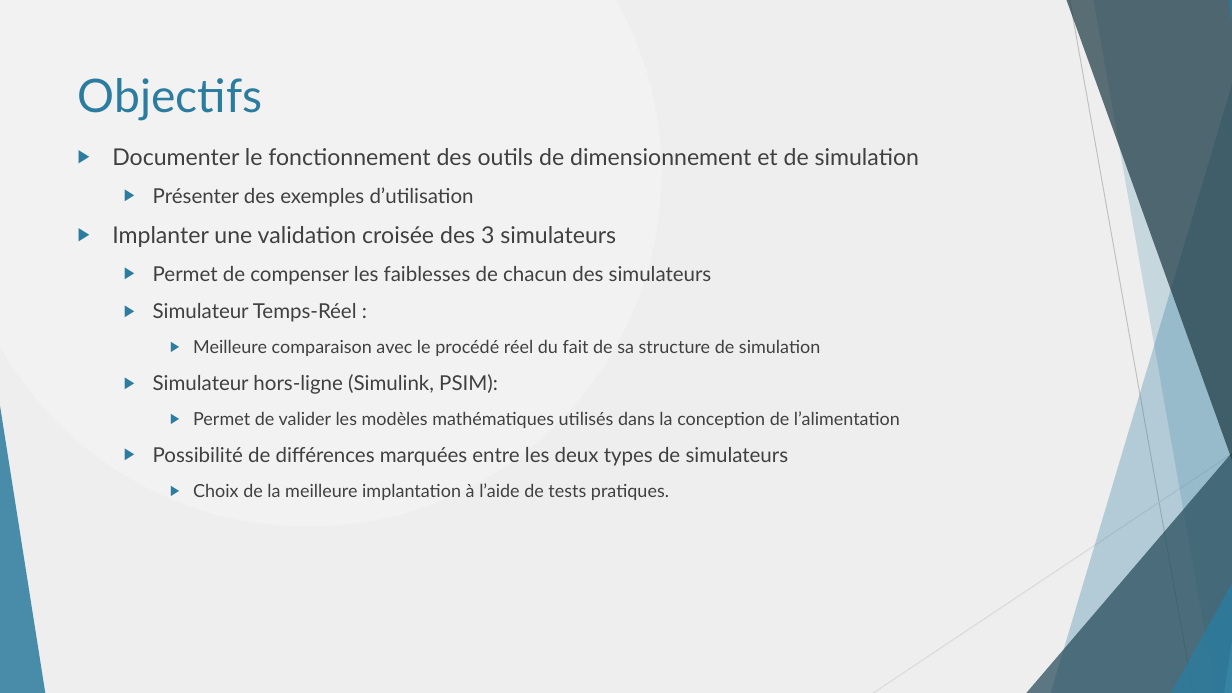
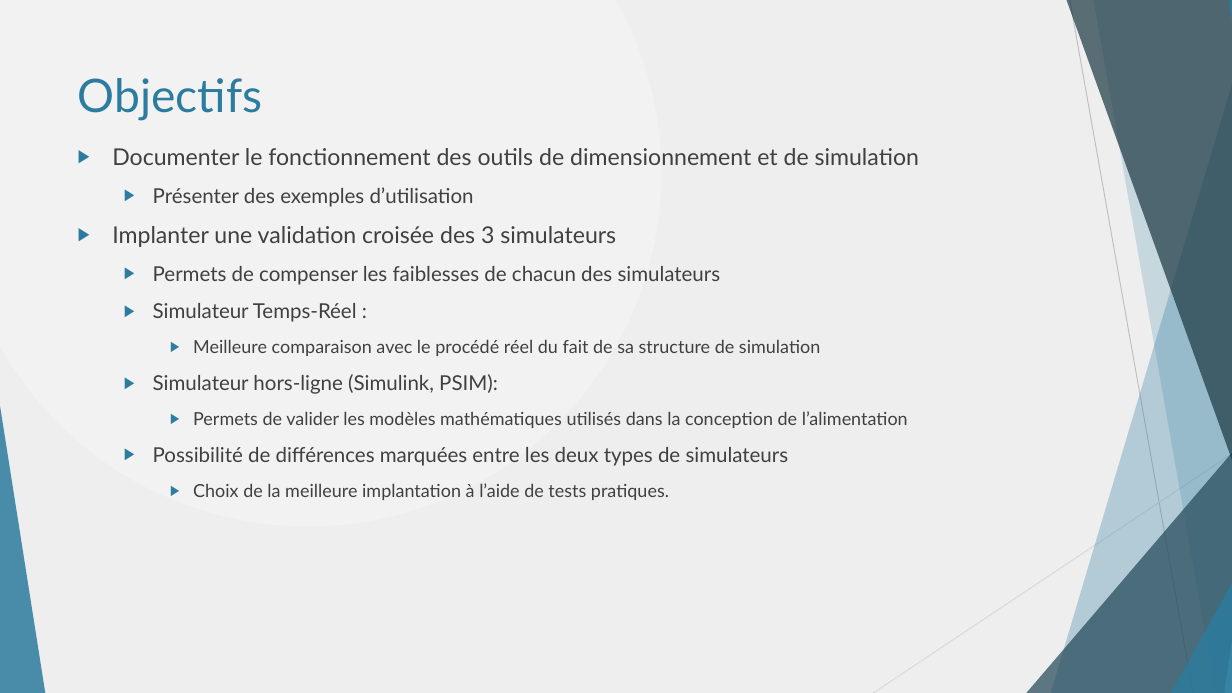
Before and after one commit to danthib76/DesignIV, a slide deck: slide 12 of Remise/Remise 1/Presentation_Remise_1.pptx. Drawn at 1232x693 pixels with LibreOffice and Linux fonts; fonts in the diff are those of the drawing. Boxes give left, top, right and bottom in pixels: in the first picture for what was removed or moved away, otherwise in the second. Text is boxed around its words. In the diff, an @@ line names an element or a change of style, - is before the commit and + after.

```diff
--- a/Remise/Remise 1/Presentation_Remise_1.pptx
+++ b/Remise/Remise 1/Presentation_Remise_1.pptx
@@ text at [153,266,721,285]: text changed @@
-  ▶ Permet de compenser les faiblesses de chacun des simulateurs
+  ▶ Permets de compenser les faiblesses de chacun des simulateurs
@@ text at [193,411,908,428]: text changed @@
-    ▶ Permet de valider les modèles mathématiques utilisés dans la conception de l’alimentation
+    ▶ Permets de valider les modèles mathématiques utilisés dans la conception de l’alimentation
```
Also in this commit, not shown: 15 other slides changed, 1 other file.
